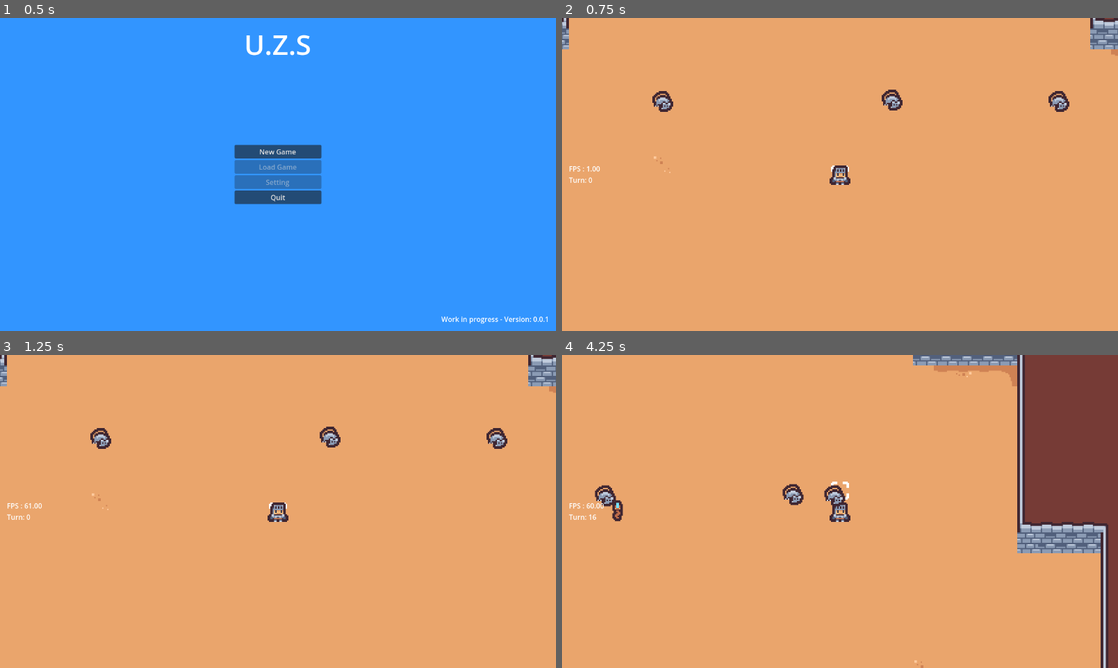
Above: before the commit, frames 1-4 (two rows, left to right).
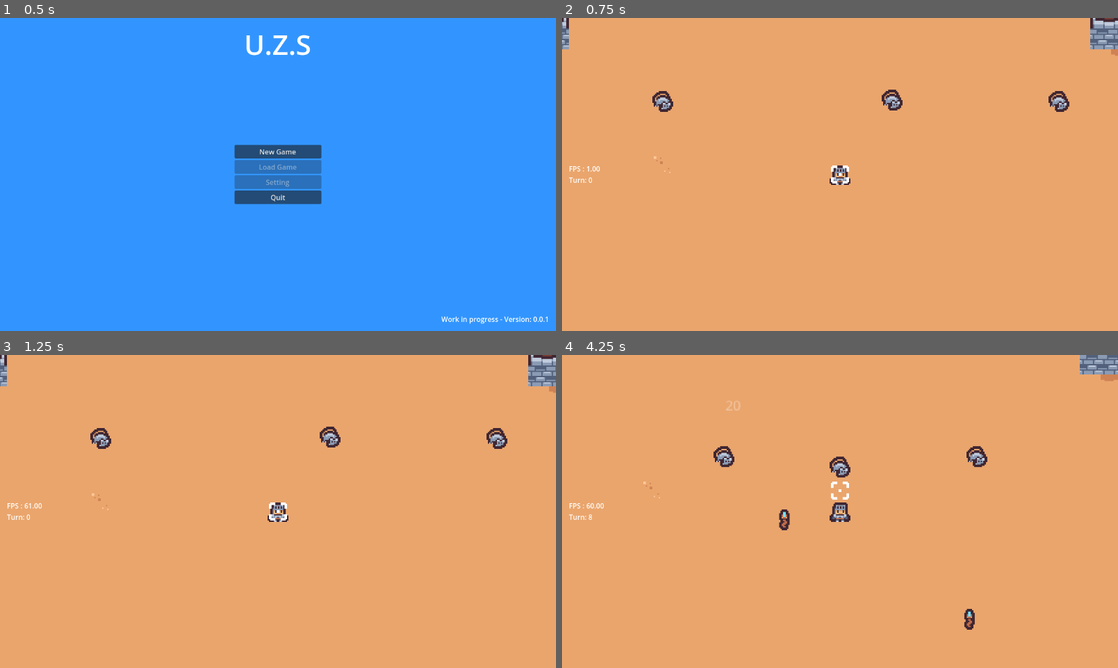
Above: after the commit, the same moments.

Repository: andarms/turn_base_tdb
Game: Godot game, scene res://src/screens/main_menu/main_menu.tscn
The game is run twice, just before and just after one commit, with the same random seed, the same clock (stepped at 60 frames per second) and the same inputs.
Inputs:
- Up to frame 1 (0.5 s): no input
- Up to frame 2 (0.75 s): click "New Game" at 0.5 s
- Up to frame 3 (1.25 s): no input
- Up to frame 4 (4.25 s): tap Enter at 1.25 s; hold Right (right) 1.28-2.03 s; hold Shift (aim) 1.28-2.03 s; hold Down (down) 2.03-2.78 s; tap Shift (aim) at 2.1, 3.6 s; hold Right (right) 2.78-3.53 s; hold Shift (aim) 2.78-3.53 s; hold Up (up) from 3.53 s (still down)

Frame 1 is identical in both runs. In frame 2, less than 0.1% of the frame differs, in the area x 48-52%, y 47-53%; in frame 3, less than 0.1%; in frame 4, 15%, in the area x 4-100%, y 0-100%.

Commit message:
add state machine to shoot and aim

Diff:
--- a/project.godot
+++ b/project.godot
@@ -81,13 +81,12 @@
 shoot={
 "deadzone": 0.5,
 "events": [Object(InputEventKey,"resource_local_to_scene":false,"resource_name":"","device":-1,"window_id":0,"alt_pressed":false,"shift_pressed":false,"ctrl_pressed":false,"meta_pressed":false,"pressed":false,"keycode":0,"physical_keycode":88,"key_label":0,"unicode":120,"echo":false,"script":null)
-, Object(InputEventJoypadMotion,"resource_local_to_scene":false,"resource_name":"","device":-1,"axis":5,"axis_value":1.0,"script":null)
 ]
 }
 aim={
 "deadzone": 0.5,
 "events": [Object(InputEventKey,"resource_local_to_scene":false,"resource_name":"","device":-1,"window_id":0,"alt_press …(182 unchanged characters)…
-, Object(InputEventJoypadMotion,"resource_local_to_scene":false,"resource_name":"","device":-1,"axis":4,"axis_value":1.0,"script":null)
+, Object(InputEventJoypadMotion,"resource_local_to_scene":false,"resource_name":"","device":-1,"axis":5,"axis_value":1.0,"script":null)
 ]
 }
 
--- /dev/null
+++ b/src/components/fms/state.gd
@@ -0,0 +1,15 @@
+class_name State extends Node
+
+signal transitioned
+
+func enter()->void:
+	pass
+
+func process(_delta:float)->void:
+	pass
+
+func physics_process(_delta:float)->void:
+	pass
+
+func exit()->void:
+	pass
--- /dev/null
+++ b/src/components/fms/state_machine.gd
@@ -0,0 +1,35 @@
+class_name StateMachine extends Node
+
+var current_state : String='playermovementstate'
+var states: Dictionary={}
+
+func _ready():
+	for state in get_children():
+		if state is State:
+			states[state.name.to_lower()]=state
+			state.transitioned.connect(set_state)
+		else:
+			print("Error: StateMachine can only have State children")
+
+
+func _process(delta):
+	if current_state!="":
+		states[current_state].process(delta)
+
+
+func _physics_process(delta):
+	if current_state!="":
+		states[current_state].physics_process(delta)
+
+
+func set_state(state_name : String):
+	if states.has(state_name):
+		if current_state!="":
+			states[current_state].exit()
+		current_state=state_name
+		states[current_state].enter()
+	else:
+		print("Error: StateMachine has no state named "+state_name)
+
+func get_state():
+	return current_state
--- /dev/null
+++ b/src/entities/player/aim.gd
@@ -0,0 +1,17 @@
+class_name  AimState extends State
+
+
+@export var cursor: Node2D
+@export var body : CharacterBody2D
+
+
+
+func process(_d):
+	if Input.is_action_just_released("aim"):
+		transitioned.emit('playermovementstate')
+		return
+	var input_direction = Input.get_vector("left", "right", "up", "down")
+	var x = 1 if input_direction.x > 0.65 else -1 if input_direction.x < 0 else 0
+	var y = 1 if input_direction.y > 0.65 else -1 if input_direction.y < 0 else 0
+	if x != 0 or y != 0:
+		cursor.global_position = body.global_position + Vector2(x, y) * 16
--- a/src/entities/player/player.tscn
+++ b/src/entities/player/player.tscn
@@ -1,9 +1,11 @@
-[gd_scene load_steps=6 format=3 uid="uid://jvlxsi4bic1l"]
+[gd_scene load_steps=8 format=3 uid="uid://jvlxsi4bic1l"]
 
 [ext_resource type="Texture2D" uid="uid://cvq2ojfmxa1l7" path="res://assets/tiles/tilematiny_dungeon.png" id="1_opqjq"]
 [ext_resource type="Script" path="res://src/entities/player/player_movement.gd" id="2_rmvd3"]
 [ext_resource type="Script" path="res://src/components/health.gd" id="3_07qpe"]
 [ext_resource type="Script" path="res://src/components/hurtbox.gd" id="4_kb03k"]
+[ext_resource type="Script" path="res://src/components/fms/state_machine.gd" id="5_7cbnt"]
+[ext_resource type="Script" path="res://src/entities/player/aim.gd" id="6_hd41e"]
 
 [sub_resource type="RectangleShape2D" id="RectangleShape2D_lg0n4"]
 size = Vector2(14, 14)
@@ -12,19 +14,6 @@
 
 [node name="RayCast2D" type="RayCast2D" parent="."]
 target_position = Vector2(0, 16)
-
-[node name="PlayerMovement" type="Node2D" parent="." node_paths=PackedStringArray("body", "ray")]
-script = ExtResource("2_rmvd3")
-speed = 96.0
-body = NodePath("..")
-ray = NodePath("../RayCast2D")
-
-[node name="Cursor" type="Node2D" parent="PlayerMovement"]
-
-[node name="Sprite2D" type="Sprite2D" parent="PlayerMovement/Cursor"]
-texture = ExtResource("1_opqjq")
-region_enabled = true
-region_rect = Rect2(0, 80, 16, 16)
 
 [node name="Health" type="Node2D" parent="."]
 script = ExtResource("3_07qpe")
@@ -42,3 +31,24 @@
 texture = ExtResource("1_opqjq")
 region_enabled = true
 region_rect = Rect2(16, 128, 16, 16)
+
+[node name="Cursor" type="Node2D" parent="."]
+
+[node name="Sprite2D" type="Sprite2D" parent="Cursor"]
+texture = ExtResource("1_opqjq")
+region_enabled = true
+region_rect = Rect2(0, 80, 16, 16)
+
+[node name="StateMachine" type="Node" parent="."]
+script = ExtResource("5_7cbnt")
+
+[node name="PlayerMovementState" type="Node" parent="StateMachine" node_paths=PackedStringArray("body", "ray", "cursor")]
+script = ExtResource("2_rmvd3")
+body = NodePath("../..")
+ray = NodePath("../../RayCast2D")
+cursor = NodePath("../../Cursor")
+
+[node name="AimState" type="Node" parent="StateMachine" node_paths=PackedStringArray("cursor", "body")]
+script = ExtResource("6_hd41e")
+cursor = NodePath("../../Cursor")
+body = NodePath("../..")
--- a/src/entities/player/player_movement.gd
+++ b/src/entities/player/player_movement.gd
@@ -1,21 +1,24 @@
-class_name PlayerMovement extends Node2D
+class_name PlayerMovementState extends State
 
 @export var map: TileMap
 @export var speed: float = 100
 @export var body: CharacterBody2D
 @export var ray: RayCast2D
+@export var cursor: Node2D
 
 
-@onready var cursor: Node2D = $Cursor
 
 var is_moving = false
 var target_position: Vector2
 
 
-func _process(_delta: float) -> void:
+func process(_delta: float) -> void:
 	if AssetsReferences.paused:
 		return
 	if is_moving:
+		return
+	if Input.is_action_pressed("aim"):
+		transitioned.emit('aimstate')
 		return
 	var input_direction = Input.get_vector("left", "right", "up", "down")
 	var x = 1 if input_direction.x > 0.65 else -1 if input_direction.x < 0 else 0
@@ -24,7 +27,7 @@
 		move(Vector2(x, y))
 
 
-func _physics_process(delta: float) -> void:
+func physics_process(delta: float) -> void:
 	if AssetsReferences.paused:
 		return
 	if !is_moving:
--- a/src/screens/play/play.tscn
+++ b/src/screens/play/play.tscn
@@ -25,8 +25,8 @@
 [node name="Player" parent="." instance=ExtResource("2_hiq2x")]
 position = Vector2(80, 80)
 
-[node name="PlayerMovement" parent="Player" index="1" node_paths=PackedStringArray("map")]
-map = NodePath("../../TileMap")
+[node name="PlayerMovementState" parent="Player/StateMachine" index="0" node_paths=PackedStringArray("map")]
+map = NodePath("../../../TileMap")
 
 [node name="Camera2D" type="Camera2D" parent="Player"]
 zoom = Vector2(3, 3)
